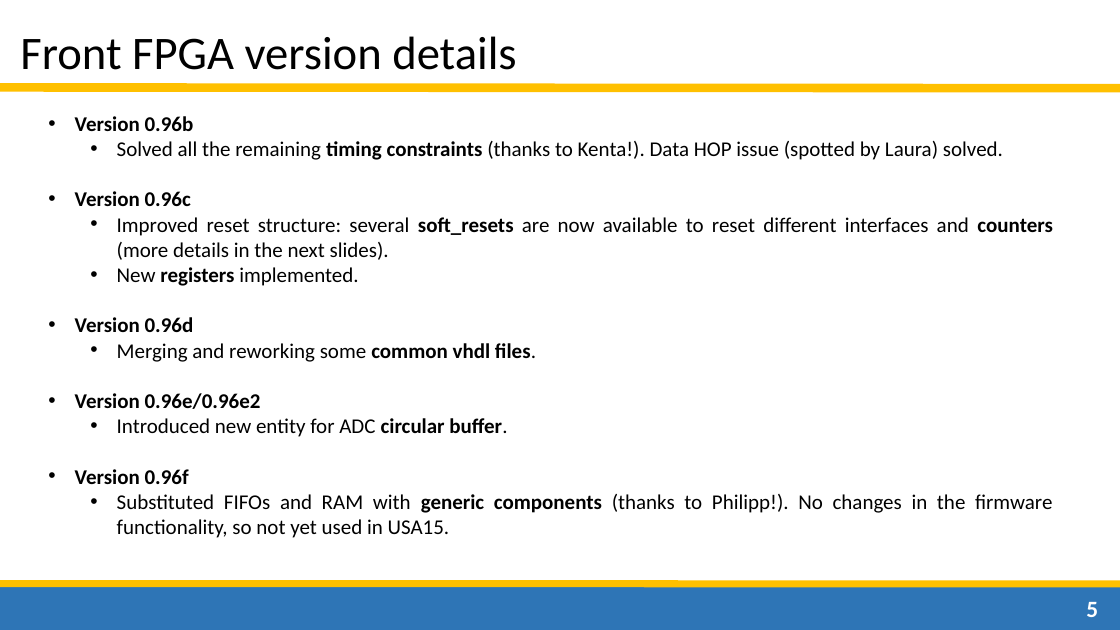
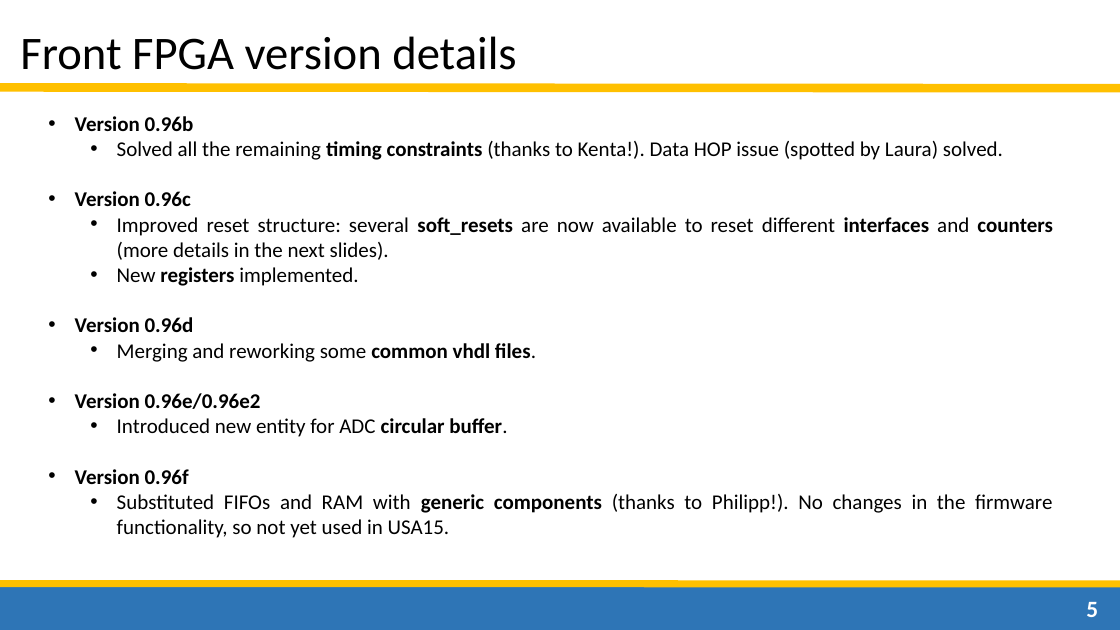
Before and after one commit to camplani/PhD-Files, a slide deck: slide 5 of Demonstrator/Presentations/16_09_26_LAr_week_Dresden.pptx. Drawn at 1120x630 pixels with LibreOffice and Linux fonts; fonts in the diff are those of the drawing. Boxes give left, top, right and bottom in pixels: in the first picture for what was removed or moved away, otherwise in the second. Text is boxed around its words. In the diff, an @@ line names an element or a change of style, - is before the commit and + after.

```diff
--- a/Demonstrator/Presentations/16_09_26_LAr_week_Dresden.pptx
+++ b/Demonstrator/Presentations/16_09_26_LAr_week_Dresden.pptx
@@ text at <box>117,217,1052,260</box>: bold on in "interfaces" @@
```
Also in this commit, not shown: 4 other slides changed, 6 other files.
